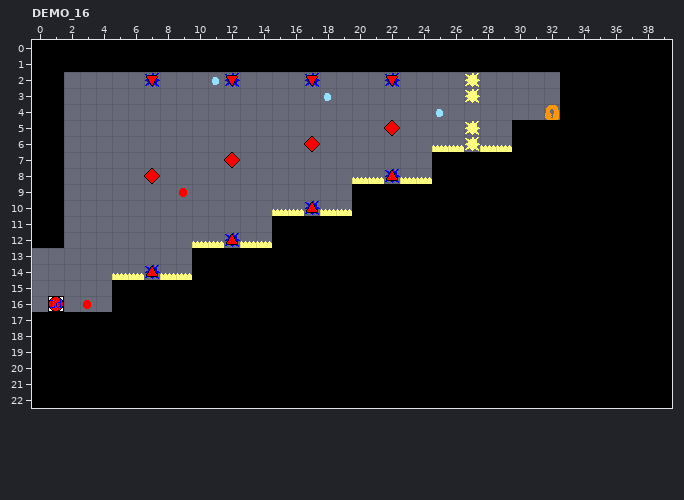
LDtk project, stored at Assets/LDtk/Demo.ldtk. The first picture shows the starting point.
Cells are 16x16 px. Shown: DEMO_16 x 0..39, y 0..22. The commit also changed other parts of the map, which this record leaves out.
Now the later version:
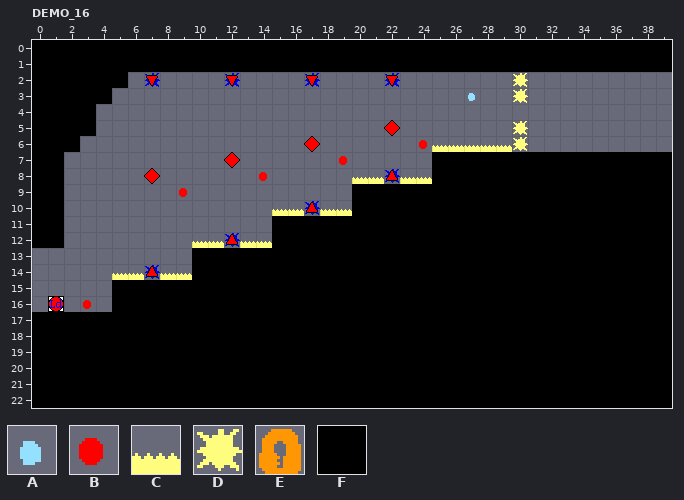
Key: from "ENTITIES": A 0, B 1, C 16, D 56, E 114; from "GROUND": F 0.
_ is an empty cell.
The exact change:
Layer "GROUND":
y 2: x 2..5 ____ -> FFFF; x 33..39 FFFFFFF -> _______
y 3: x 2..4 ___ -> FFF; x 33..39 FFFFFFF -> _______
y 4: x 2..3 __ -> FF; x 33..39 FFFFFFF -> _______
y 5: x 2..3 __ -> FF; x 30..39 FFFFFFFFFF -> __________
y 6: x 2 _ -> F; x 30..39 FFFFFFFFFF -> __________
Layer "ENTITIES":
y 2: x 11 A -> _; x 27 D -> _; x 30 _ -> D
y 3: x 18 A -> _; x 27 D -> A; x 30 _ -> D
y 4: x 25 A -> _; x 32 E -> _
y 5: x 27 D -> _; x 30 _ -> D
y 6: x 24 _ -> B; x 27 D -> C; x 30 _ -> D
y 7: x 19 _ -> B
y 8: x 14 _ -> B
